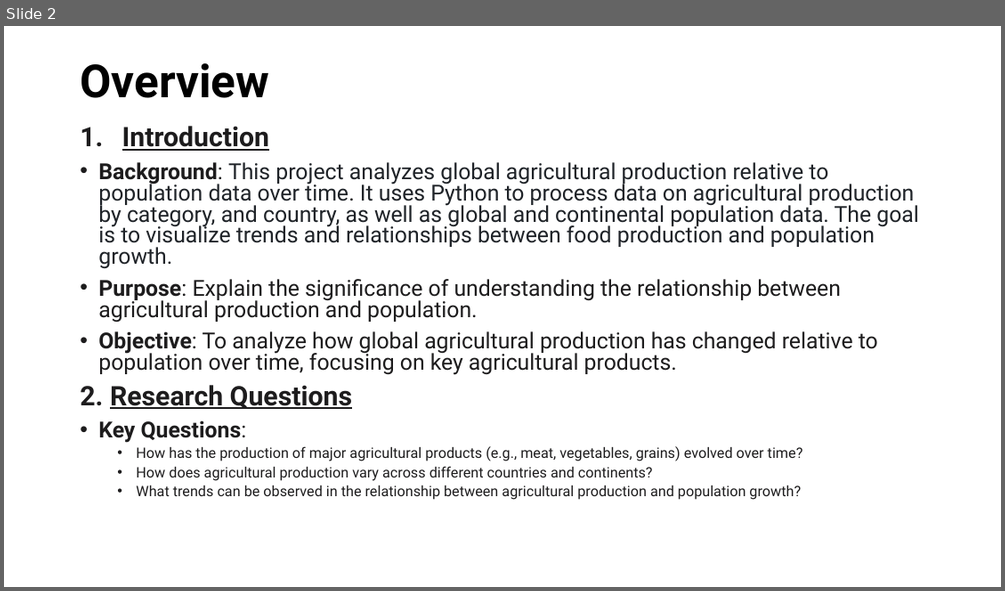
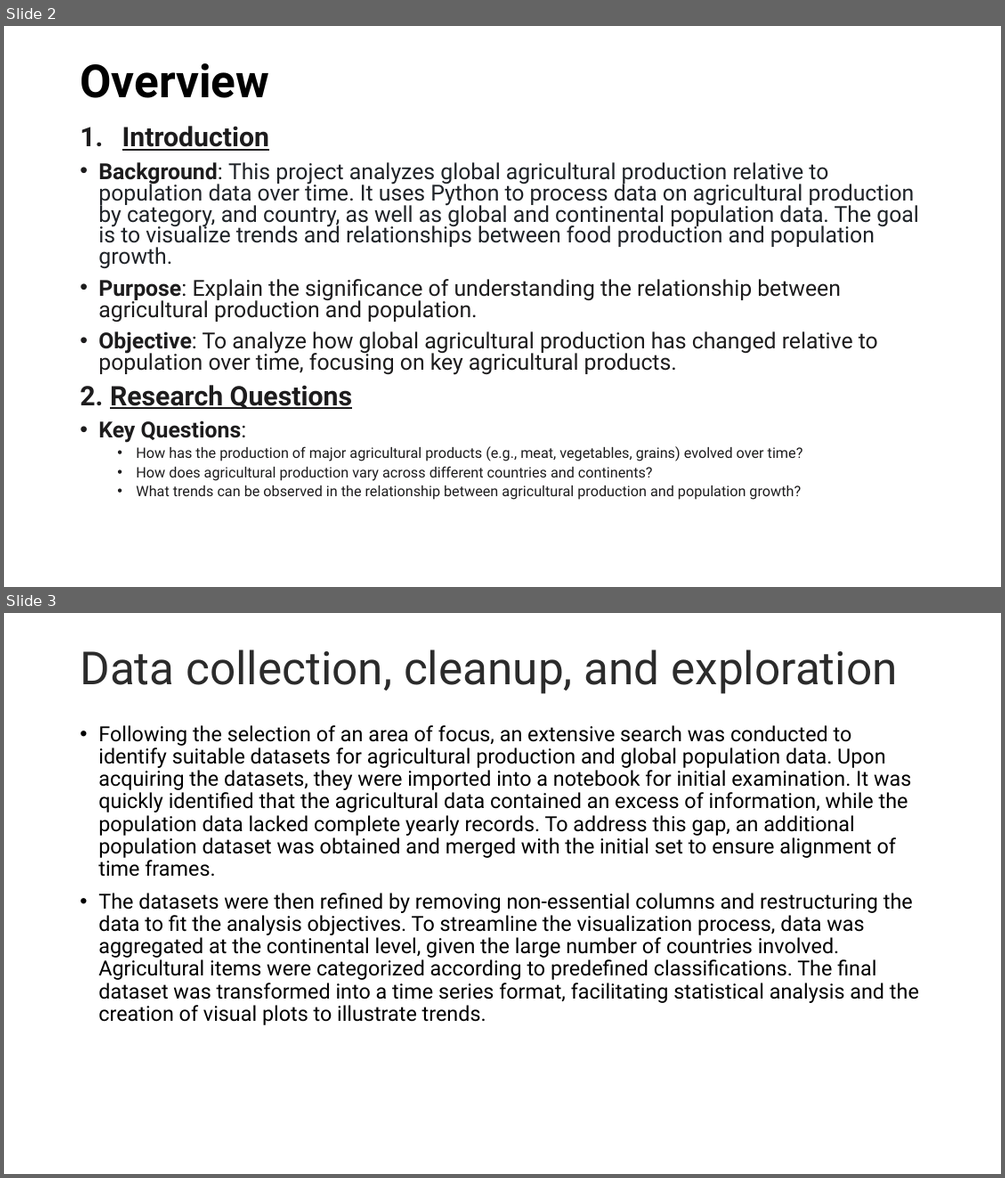
Before and after one commit to Corey-Holton/Project1, a slide deck: Working files/Group Project.pptx. Shown one above the other, each under a label of ours: slide 2 before the commit, slides 2 and 3 after it. The pictures are 1005x591 and 1005x1178 pixels, drawn with LibreOffice and Linux fonts; fonts in the diff are those of the drawing. Boxes give left, top, right and bottom in pixels: in the first picture for what was removed or moved away, otherwise in the second. Text is boxed around its words. In the diff, an @@ line names an element or a change of style, - is before the commit and + after.

```diff
--- a/Working files/Group Project.pptx
+++ b/Working files/Group Project.pptx
@@ slide 3 added at (4,613,1001,1174), background #FFFFFF @@
@@ title added at (80,649,897,694), 44 pt, text #2B2B2B @@
+Data collection, cleanup, and exploration
@@ text added at (98,725,919,1025), 20 pt, text #000000 @@
+• Following the selection of an area of focus, an extensive search was conducted to identify suitable datasets for agricultural production and global population data. Upon acquiring the datasets, they were imported into a notebook for initial examination. It was quickly identified that the agricultural data contained an excess of information, while the population data lacked complete yearly records. To address this gap, an additional population dataset was obtained and merged with the initial set to ensure alignment of time frames.
+• The datasets were then refined by removing non-essential columns and restructuring the data to fit the analysis objectives. To streamline the visualization process, data was aggregated at the continental level, given the large number of countries involved. Agricultural items were categorized according to predefined classifications. The final dataset was transformed into a time series format, facilitating statistical analysis and the creation of visual plots to illustrate trends.
```
Also in this commit, not shown: 3 slides changed, 11 other slides added, 6 slides removed.
